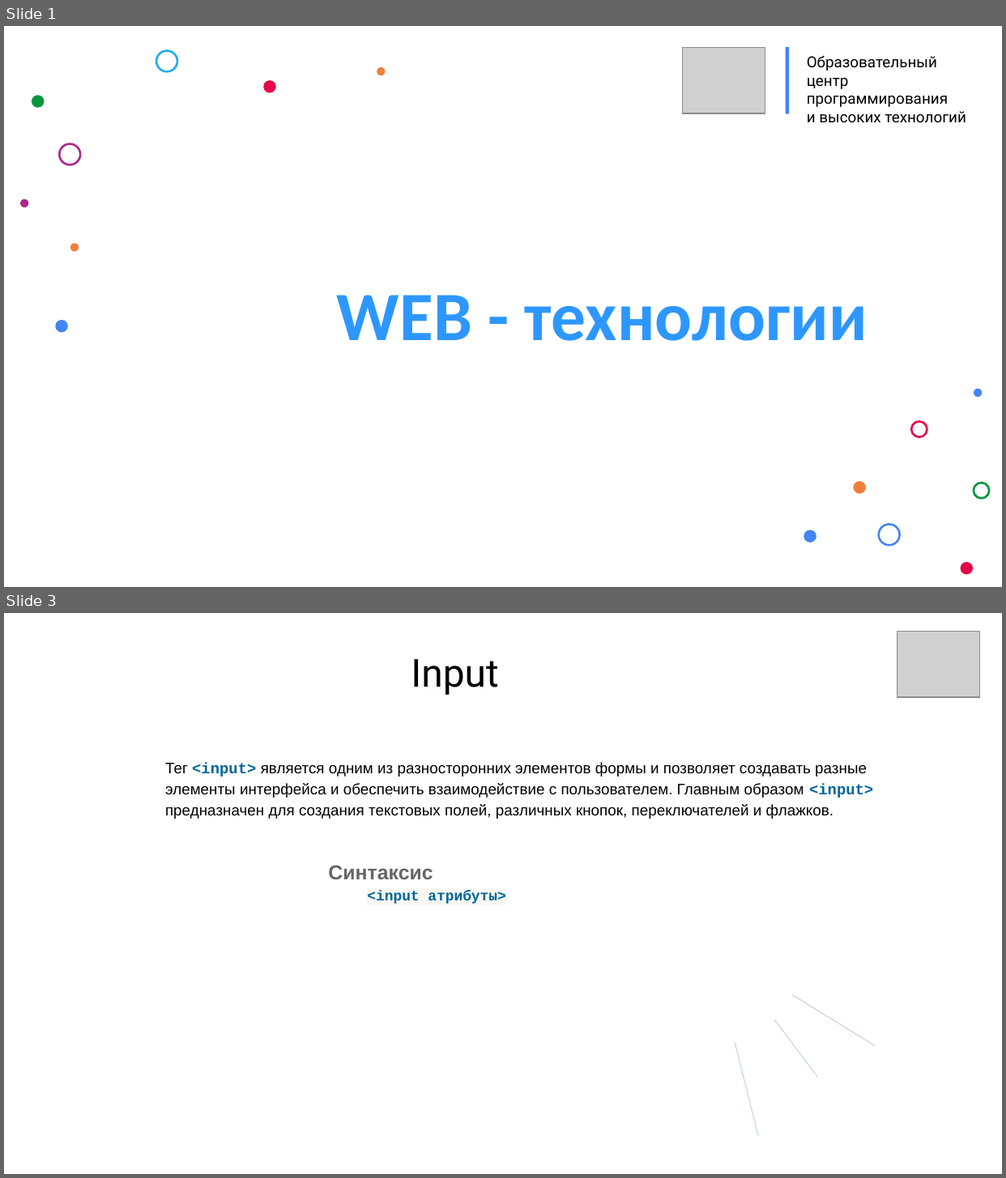
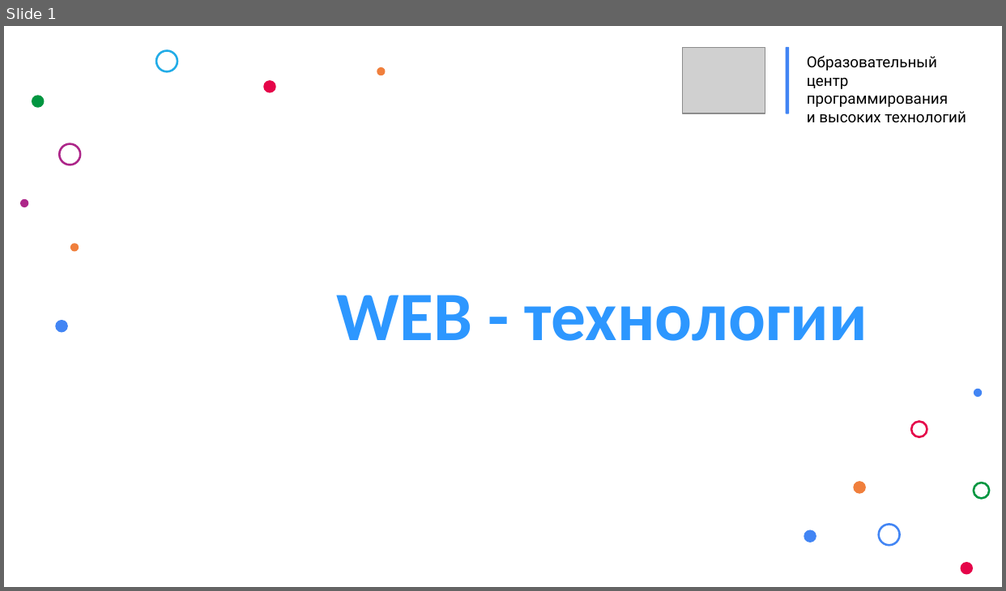
Before and after one commit to mhasilau/wb9, a slide deck: WEB - технологии.pptx. Shown one above the other, each under a label of ours: slides 1 and 3 before the commit, slide 1 after it; the slides between them are not shown. The pictures are 1006x1178 and 1006x591 pixels, drawn with LibreOffice and Linux fonts; fonts in the diff are those of the drawing; grey boxes stand for pictures; background and template pictures are left out. Boxes give left, top, right and bottom in pixels: in the first picture for what was removed or moved away, otherwise in the second. Text is boxed around its words. In the diff, an @@ line names an element or a change of style, - is before the commit and + after.

```diff
--- a/WEB - технологии.pptx
+++ b/WEB - технологии.pptx
@@ slide 3 removed at box(4, 613, 1002, 1174), background picture (left out) @@
@@ picture removed at box(897, 631, 980, 696) @@
@@ text removed at box(411, 659, 498, 695) @@
-Input
@@ text removed at box(165, 762, 873, 819) @@
-Тег <input> является одним из разносторонних элементов формы и позволяет создавать разные элементы интерфейса и обеспечить взаимодействие с пользователем. Главным образом <input> предназначен для создания текстовых полей, различных кнопок, переключателей и флажков.
@@ text removed at box(328, 865, 505, 904) @@
-Синтаксис
-<input атрибуты>
@@ freeform shape removed at box(792, 995, 874, 1046) @@
@@ freeform shape removed at box(774, 1020, 817, 1077) @@
@@ freeform shape removed at box(735, 1042, 757, 1136) @@
```
Also in this commit, not shown: 1 other slide changed, 8 slides added, 12 other slides removed.
